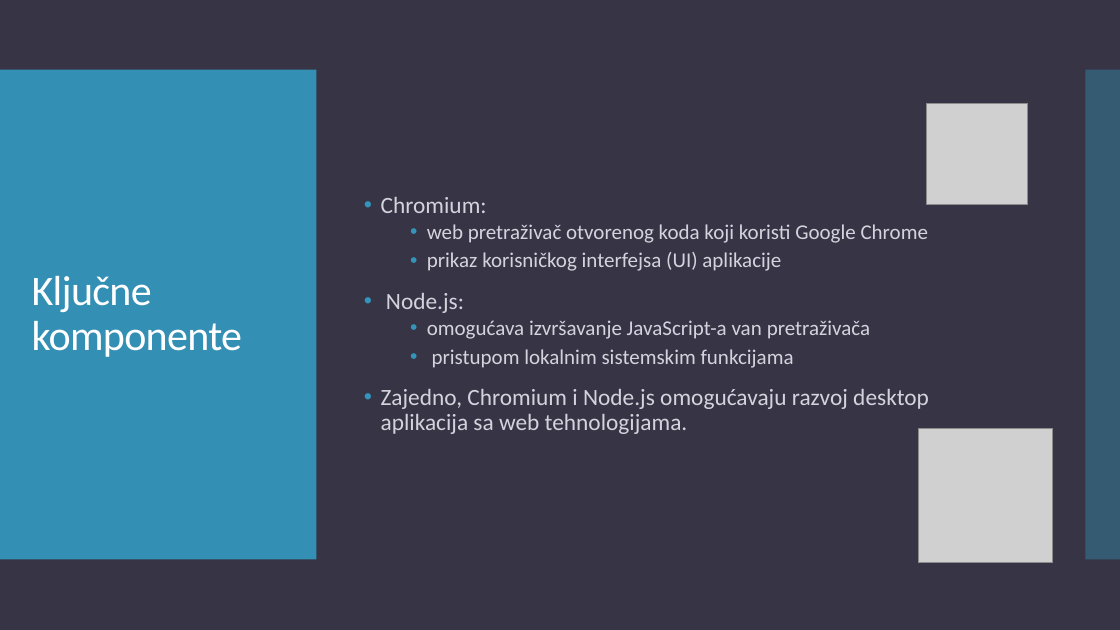
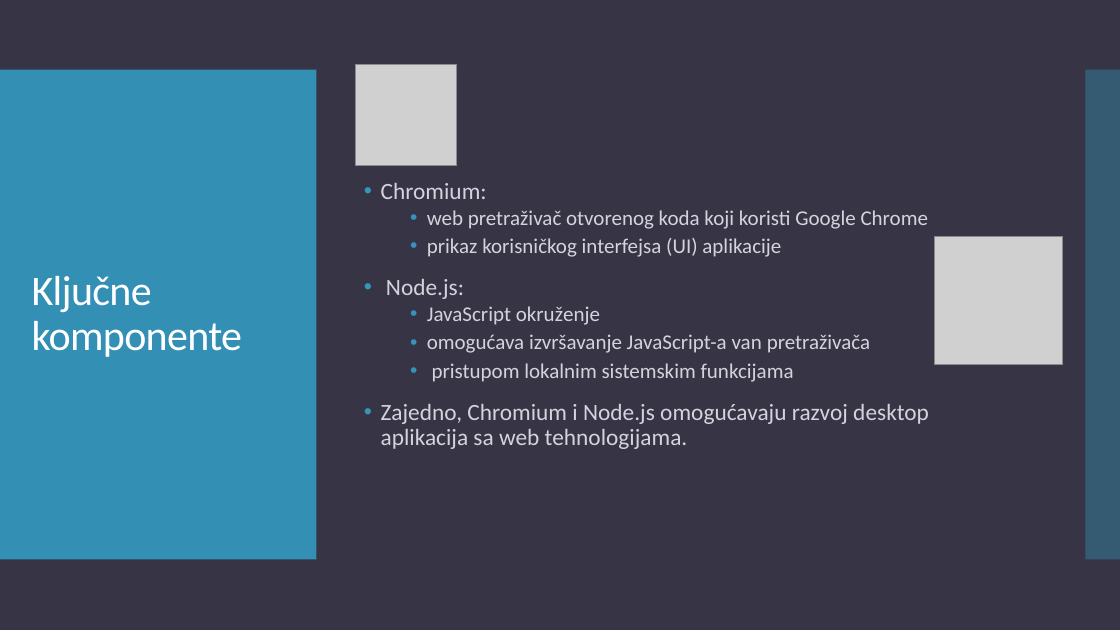
Before and after one commit to teodora18040cvetkovic/electron_react, a slide deck: slide 4 of Electron.pptx. Drawn at 1120x630 pixels with LibreOffice and Linux fonts; fonts in the diff are those of the drawing; grey boxes stand for pictures. Boxes give left, top, right and bottom in pixels: in the first picture for what was removed or moved away, otherwise in the second. Text is boxed around its words. In the diff, an @@ line names an element or a change of style, - is before the commit and + after.

```diff
--- a/Electron.pptx
+++ b/Electron.pptx
@@ picture: place and size @@
-picture at [927,103,1028,204]
+picture at [355,65,456,166]
@@ picture: place and size @@
-picture at [918,429,1053,563]
+picture at [935,237,1063,365]
@@ text at [427,306,600,325]: paragraph added @@
+  • JavaScript okruženje
```
Also in this commit, not shown: 6 other slides changed, 2 slides added, 4 slides removed, 1 other file.
